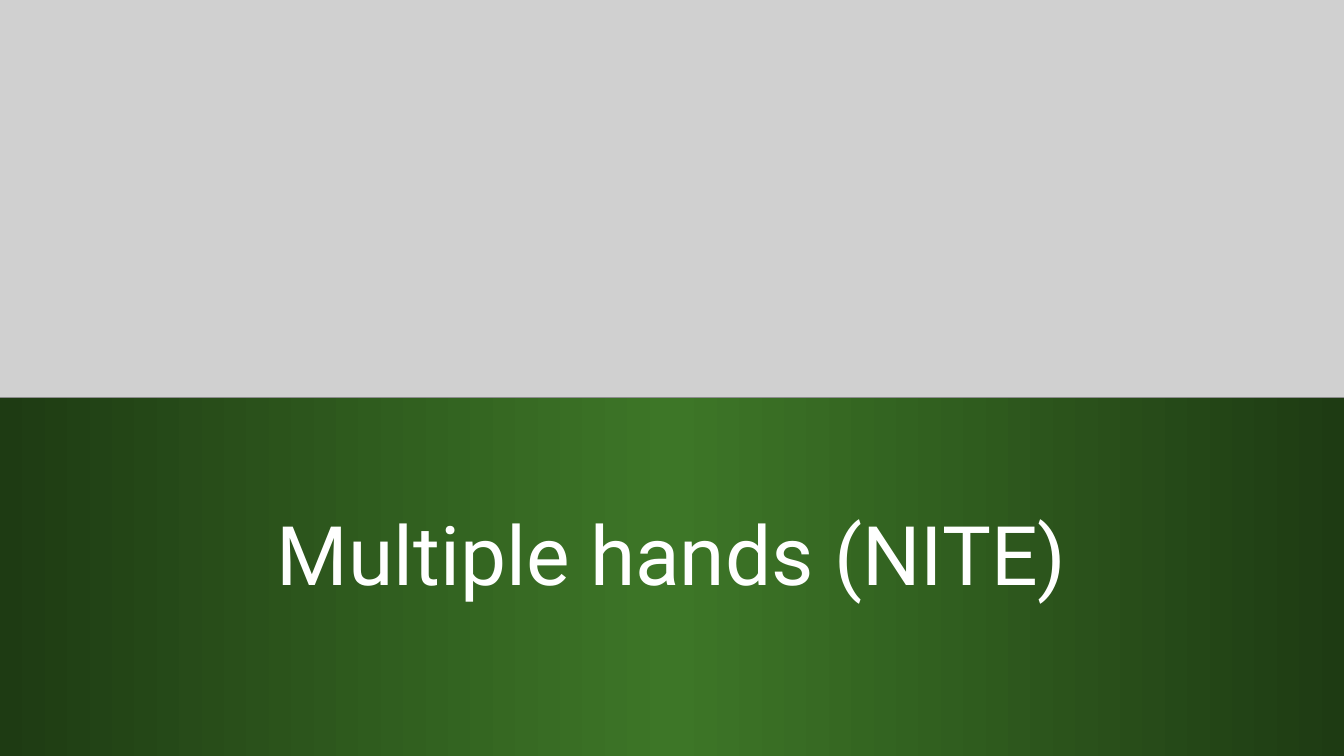
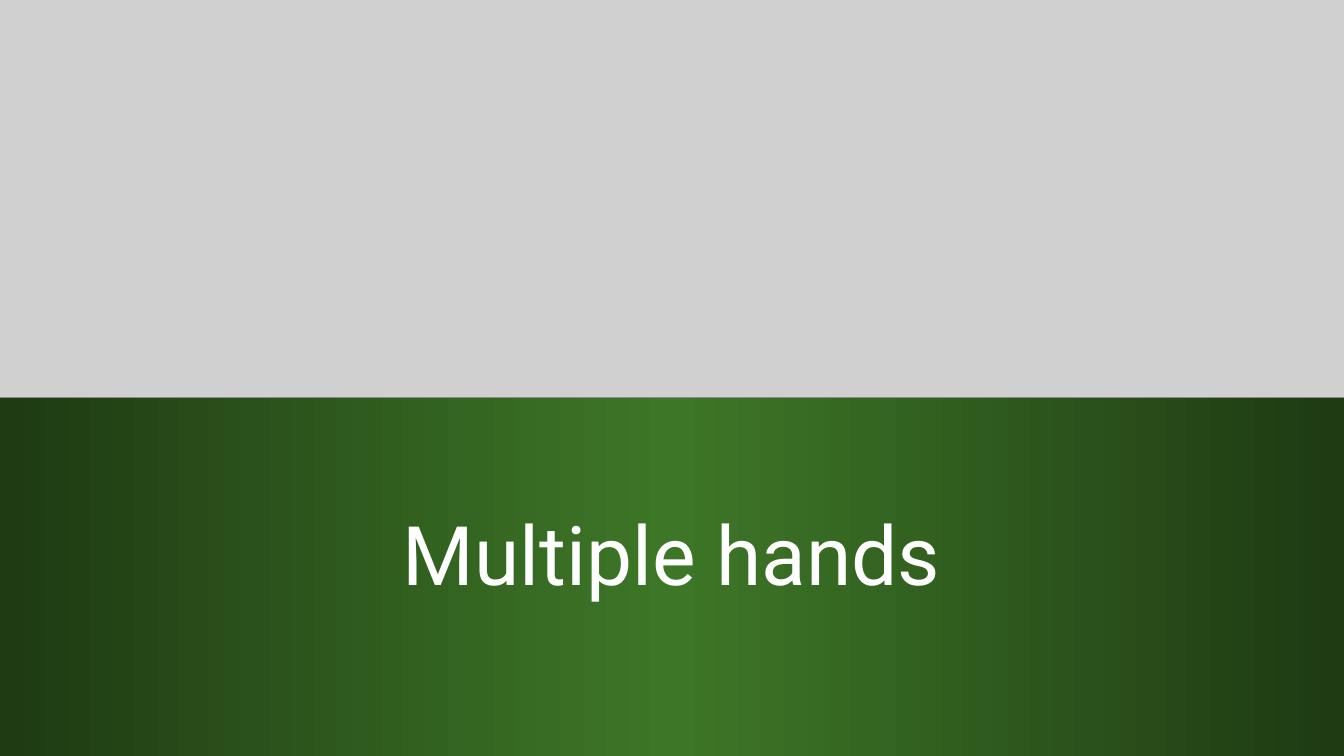
Before and after one commit to kindohm/kinect-nite-dev, a slide deck: slide 19 of slides/KinectDev.pptx (slide 18 before the commit). Drawn at 1344x756 pixels with LibreOffice and Linux fonts; fonts in the diff are those of the drawing; grey boxes stand for pictures. Boxes give left, top, right and bottom in pixels: in the first picture for what was removed or moved away, otherwise in the second. Text is boxed around its words. In the diff, an @@ line names an element or a change of style, - is before the commit and + after.

```diff
--- a/slides/KinectDev.pptx
+++ b/slides/KinectDev.pptx
@@ text at <box>403,523,940,602</box>: text changed @@
-Multiple hands (NITE)
+Multiple hands
```
Also in this commit, not shown: 6 other slides changed, 1 slide added, 33 other files.
